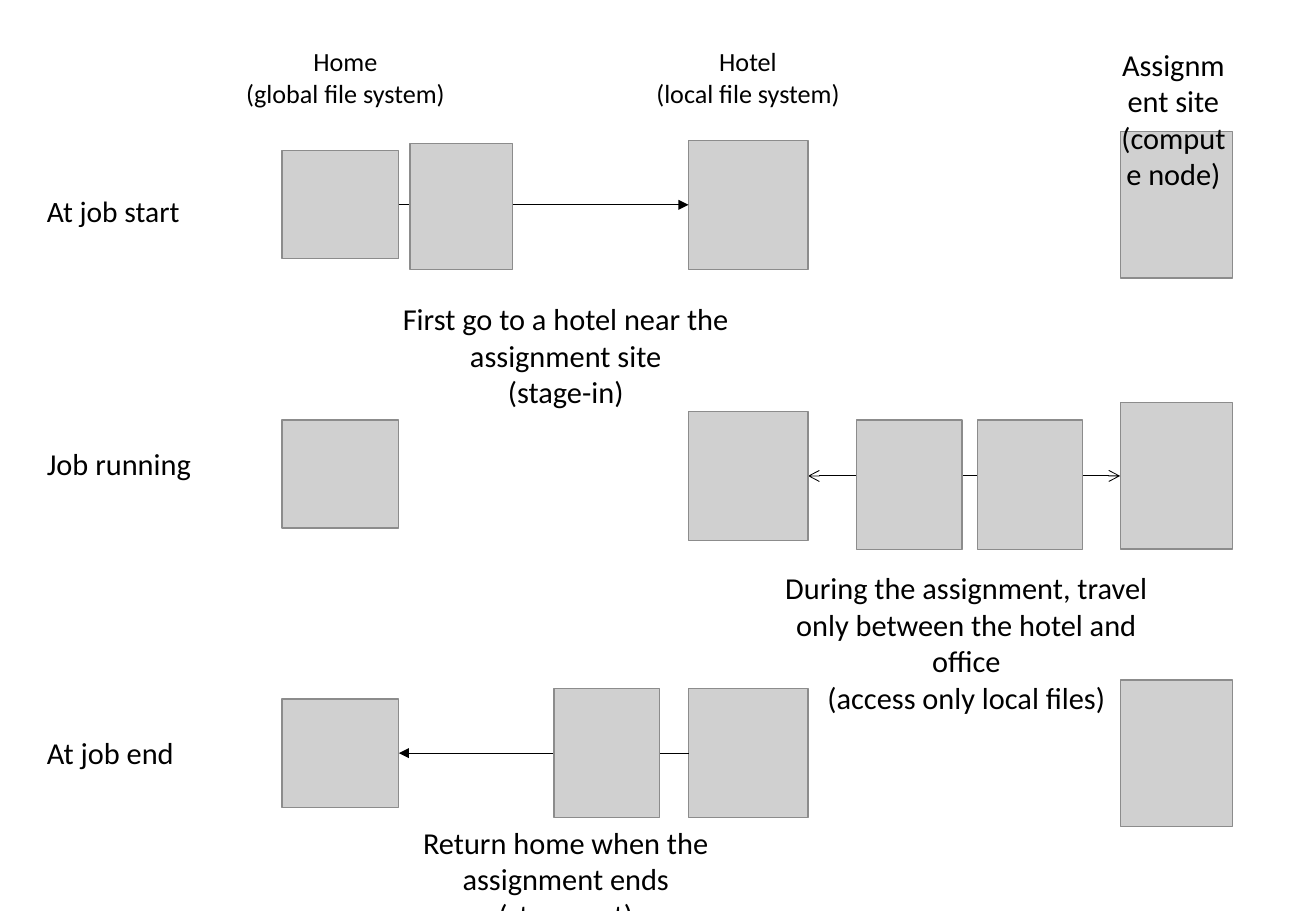
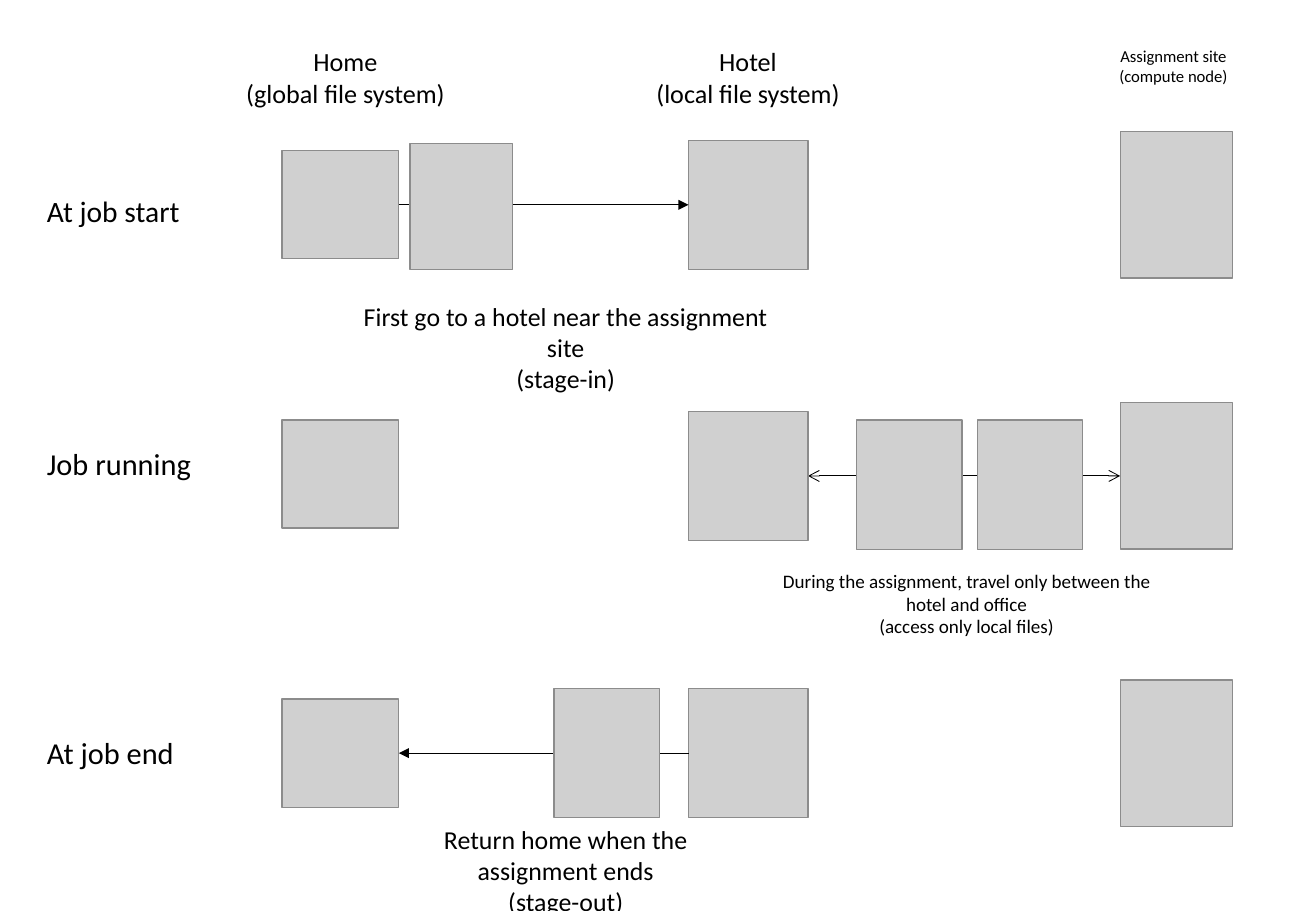
Before and after one commit to kaityo256/sevendayshpc, a slide deck: slide 12 of site-assets/sources/day2/fig-ja-en.pptx. Drawn at 1316x911 pixels with LibreOffice and Linux fonts; fonts in the diff are those of the drawing; grey boxes stand for pictures. Boxes give left, top, right and bottom in pixels: in the first picture for what was removed or moved away, otherwise in the second. Text is boxed around its words. In the diff, an @@ line names an element or a change of style, - is before the commit and + after.

```diff
--- a/site-assets/sources/day2/fig-ja-en.pptx
+++ b/site-assets/sources/day2/fig-ja-en.pptx
@@ text "Assignment site" at (x1=1119, y1=50, x2=1227, y2=85): size 18 to 9.9 pt @@
@@ text "First go to a hotel ..." at (x1=364, y1=308, x2=767, y2=393): size 18 to 15.3 pt @@
@@ text "During the assignment, travel only ..." at (x1=783, y1=574, x2=1150, y2=636): size 18 to 11.2 pt @@
@@ text "Return home when the assignment ..." at (x1=444, y1=831, x2=687, y2=885): size 18 to 15.3 pt @@
```
Also in this commit, not shown: 6 other slides changed.
